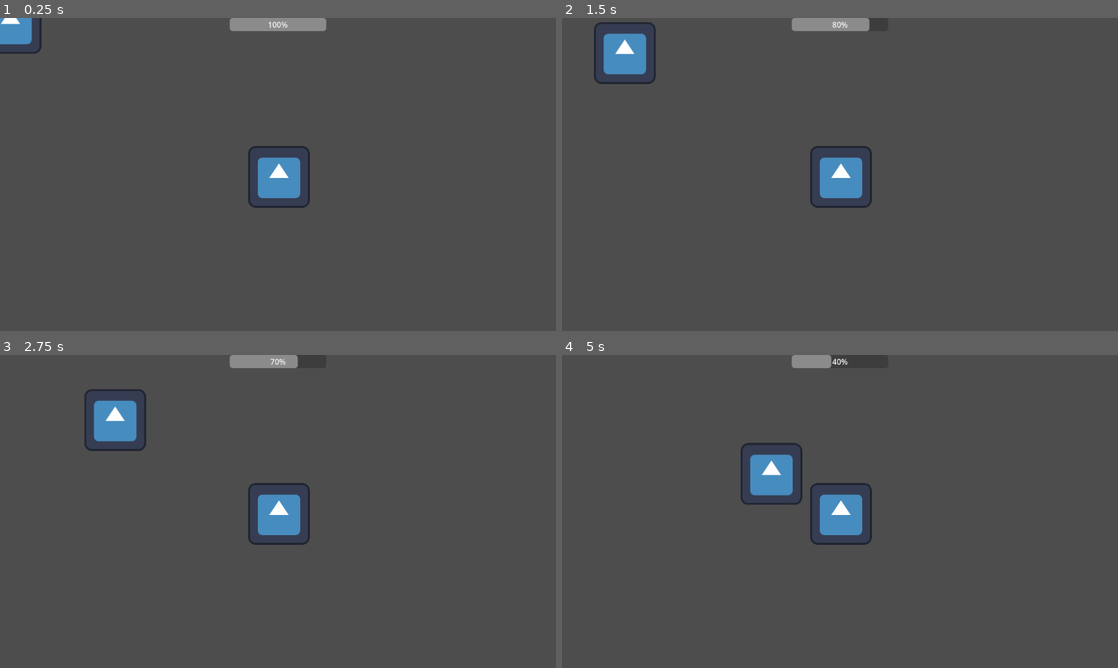
Above: before the commit, frames 1-4 (two rows, left to right).
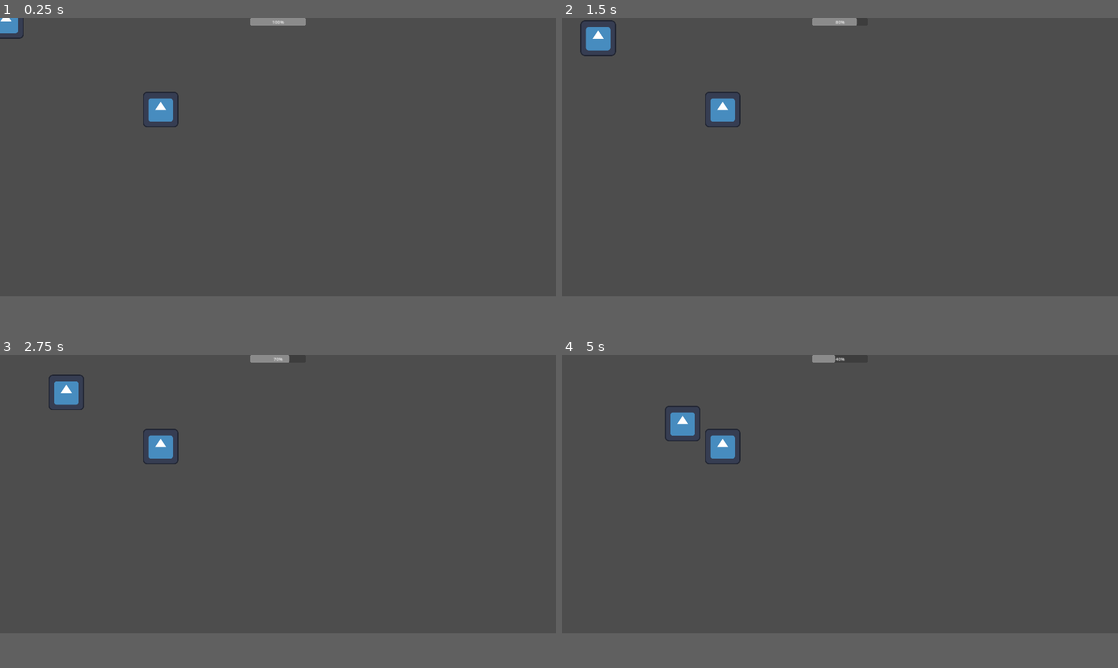
Above: after the commit, the same moments.

Repository: NadmanFaisal/HousingBubble
Game: Godot game, scene res://scenes/main.tscn
Two runs of this game, one before a commit and one after it. Both use one fixed random seed, a clock stepped at 60 frames per second and the inputs below. The engine's default icon, where the game draws it, is replaced by a stand-in: a white triangle on a blue panel in a dark square.
Inputs:
- Up to frame 1 (0.25 s): no input
- Up to frame 2 (1.5 s): tap D (damageBubble) at 0.6, 1.35 s
- Up to frame 3 (2.75 s): tap D (damageBubble) at 2.1 s
- Up to frame 4 (5 s): tap D (damageBubble) at 2.85, 3.6, 4.35 s
The window is 800x450 before the commit and 800x400 after it. Grey fills any space a smaller window leaves; there, only what the larger window draws over its background counts as a difference.

The runs differ from the first frame. In frame 1, 2.7% of the frame differs, in the area x 0-59%, y 0-61%; in frame 2, 3.6%; in frame 3, 3.8%, in the area x 8-56%, y 0-61%; in frame 4, 3.7%.

Commit message:
change window size

Diff:
--- a/project.godot
+++ b/project.godot
@@ -17,7 +17,9 @@
 
 [display]
 
-window/stretch/mode="viewport"
+window/size/viewport_width=2000
+window/size/viewport_height=1000
+window/stretch/mode="canvas_items"
 
 [input]
 
